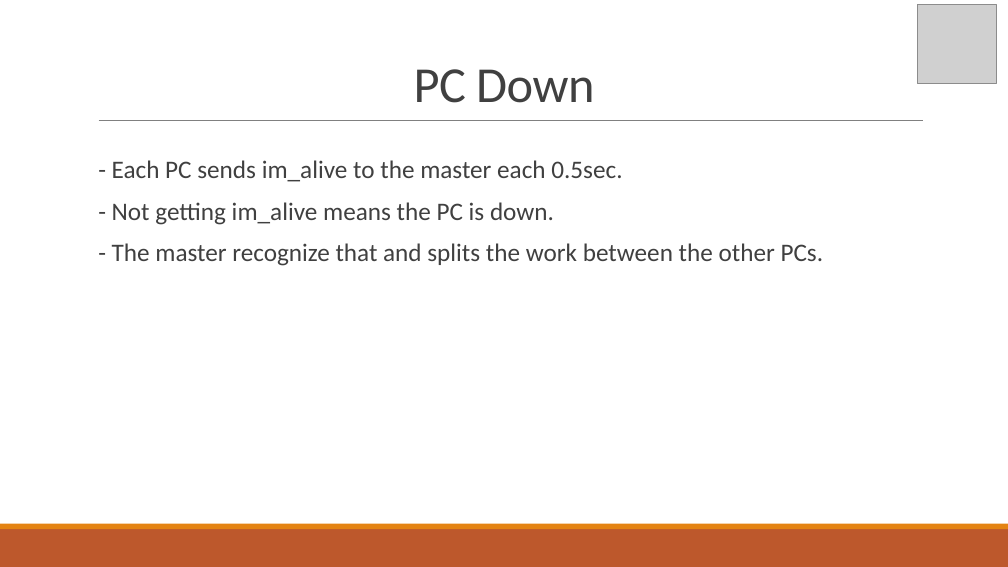
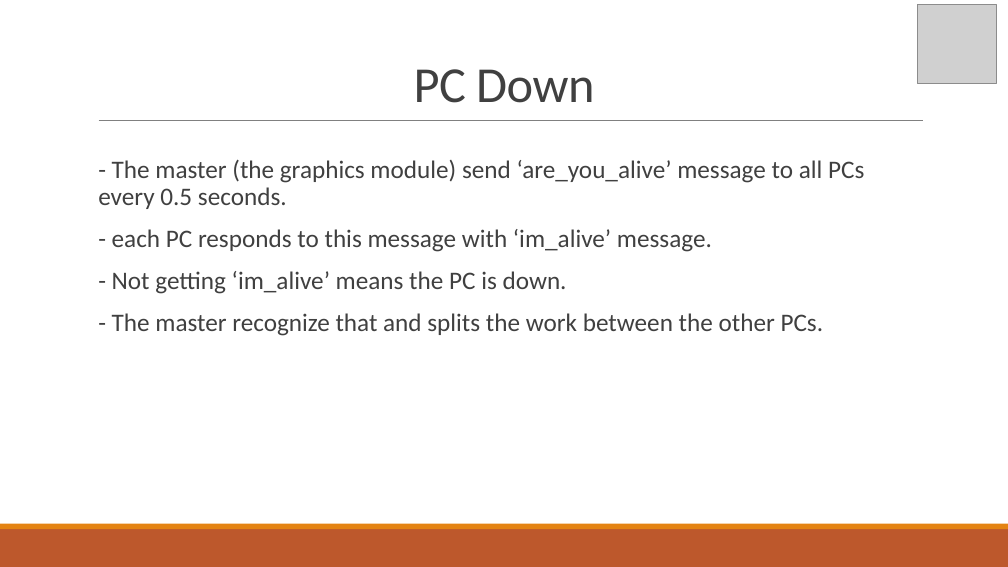
Before and after one commit to Tamir-Co/NeuroEvolutional-Dont-Touch-The-Spikes-with-Erlang, a slide deck: slide 7 of Reports/Final Project.pptx. Drawn at 1008x567 pixels with LibreOffice and Linux fonts; fonts in the diff are those of the drawing; grey boxes stand for pictures. Boxes give left, top, right and bottom in pixels: in the first picture for what was removed or moved away, otherwise in the second. Text is boxed around its words. In the diff, an @@ line names an element or a change of style, - is before the commit and + after.

```diff
--- a/Reports/Final Project.pptx
+++ b/Reports/Final Project.pptx
@@ text at (98,160,864,294): text changed @@
-  - Each PC sends im_alive to the master each 0.5sec.
-  - Not getting im_alive means the PC is down.
+  - The master (the graphics module) send ‘are_you_alive’ message to all PCs every 0.5 seconds.
+  - each PC responds to this message with ‘im_alive’ message.
+  - Not getting ‘im_alive’ means the PC is down.
```
Also in this commit, not shown: 2 other slides changed.
